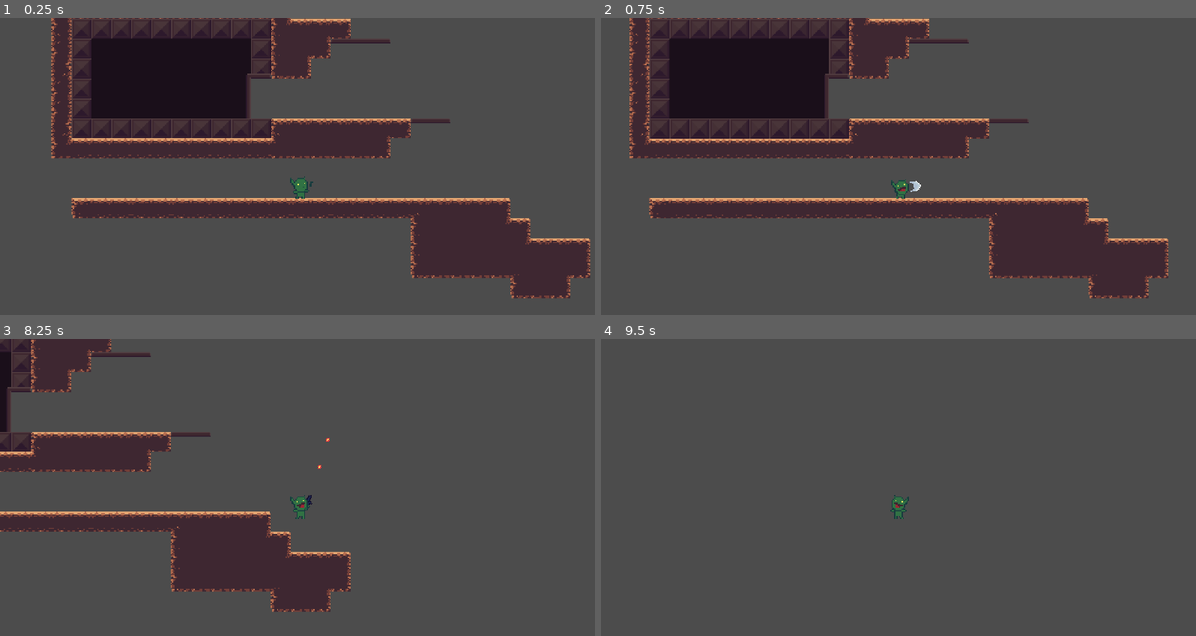
Above: before the commit, frames 1-4 (two rows, left to right).
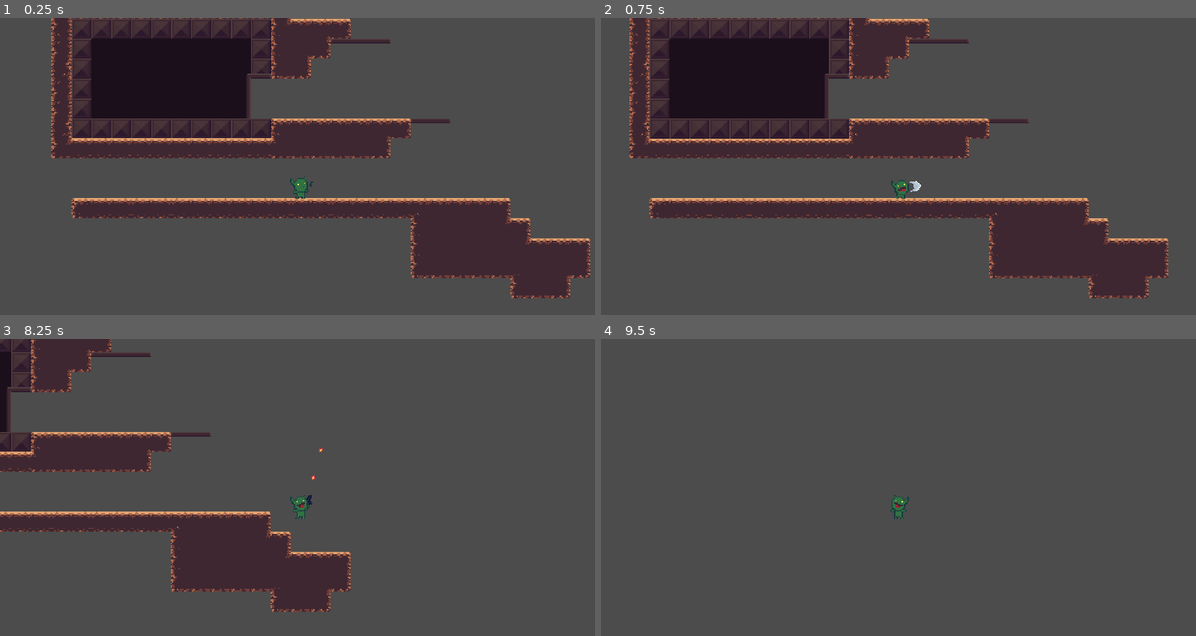
Above: after the commit, the same moments.

Repository: htimsekim/gobbo
Game: Godot game, scene res://src/Main/Game.tscn
Two runs of this game, one before a commit and one after it. Both use one fixed random seed, a clock stepped at 60 frames per second and the inputs below.
Inputs (mouse positions are in pixels of both pictures, inside the frame that each line leads up to):
- Up to frame 1 (0.25 s): no input
- Up to frame 2 (0.75 s): tap Enter at 0.5 s; move the mouse to (1029, 169) at 0.52 s; hold Right (move_right) from 0.53 s (still down); hold Ctrl (crouch) from 0.53 s (still down); click (1029, 169) at 0.67 s
- Up to frame 3 (8.25 s): tap Space (jump) at 0.77, 2, 3.77, 5, 6.77, 8 s; release Right (move_right) at 1.25 s; release Ctrl (crouch) at 1.25 s; drag from (178, 523) to (267, 573) at 1.27 s; move the mouse to (357, 434) at 2.02 s; press the mouse at (357, 434) at 2.03 s; hold A (move_left) 2.03-2.75 s; release the mouse at (357, 434) at 2.75 s; drag from (267, 573) to (119, 457) at 2.77 s; tap Enter at 3.5, 6.5 s; move the mouse to (481, 558) at 3.52 s; hold Right (move_right) 3.53-4.25 s; hold Right mouse button (shoot) 3.53-4.25 s; drag from (119, 457) to (297, 508) at 4.27 s; move the mouse to (327, 508) at 5.02 s; hold Right (move_right) 5.03-5.75 s; hold Ctrl (crouch) 5.03-5.75 s; click (327, 508) at 5.17 s; drag from (208, 422) to (178, 523) at 5.77 s; move the mouse to (428, 490) at 6.52 s; press the mouse at (428, 490) at 6.53 s; hold A (move_left) 6.53-7.25 s; release the mouse at (428, 490) at 7.25 s; drag from (178, 523) to (267, 573) at 7.27 s; move the mouse to (357, 434) at 8.02 s; hold Right (move_right) from 8.03 s (still down); hold Right mouse button (shoot) from 8.03 s (still down)
- Up to frame 4 (9.5 s): release Right (move_right) at 8.75 s; release Right mouse button (shoot) at 8.75 s; drag from (868, 573) to (720, 457) at 8.77 s

The runs differ from the first frame. In frame 1, less than 0.1% of the frame differs, in the area x 8-100%, y 0-95%; in frame 2, less than 0.1%; in frame 3, less than 0.1%, in the area x 11-59%, y 10-92%; in frame 4, nothing differs.

Commit message:
tilemap cleanup, door object
added door object in group "door", push up to enter

Diff:
--- /dev/null
+++ b/Door.gd
@@ -0,0 +1,4 @@
+extends Area2D
+
+export(String, FILE, "*.tscn") var target_stage
+export(String) var target_spawn
--- a/project.godot
+++ b/project.godot
@@ -73,7 +73,6 @@
 jump={
 "deadzone": 0.5,
 "events": [ Object(InputEventKey,"resource_local_to_scene":false,"resource_name":"","device":0,"alt":false,"shift":false,"control":false,"meta":false,"command":false,"pressed":false,"scancode":32,"unicode":0,"echo":false,"script":null)
-, Object(InputEventKey,"resource_local_to_scene":false,"resource_name":"","device":0,"alt":false,"shift":false,"control":false,"meta":false,"command":false,"pressed":false,"scancode":87,"unicode":0,"echo":false,"script":null)
  ]
 }
 move_right={
@@ -119,6 +118,11 @@
 "events": [ Object(InputEventKey,"resource_local_to_scene":false,"resource_name":"","device":0,"alt":false,"shift":false,"control":false,"meta":false,"command":false,"pressed":false,"scancode":16777350,"unicode":0,"echo":false,"script":null)
  ]
 }
+move_up={
+"deadzone": 0.5,
+"events": [ Object(InputEventKey,"resource_local_to_scene":false,"resource_name":"","device":0,"alt":false,"shift":false,"control":false,"meta":false,"command":false,"pressed":false,"scancode":87,"unicode":0,"echo":false,"script":null)
+ ]
+}
 
 [layer_names]
 
--- a/src/Objects/ChangeStage.tscn
+++ b/src/Objects/ChangeStage.tscn
@@ -1,7 +1,6 @@
-[gd_scene load_steps=4 format=2]
+[gd_scene load_steps=3 format=2]
 
 [ext_resource path="res://src/Objects/link.gd" type="Script" id=2]
-[ext_resource path="res://assets/art/ui/link.png" type="Texture" id=3]
 
 [sub_resource type="RectangleShape2D" id=1]
 
@@ -9,9 +8,6 @@
 collision_layer = 2
 script = ExtResource( 2 )
 
-[node name="Sprite" type="Sprite" parent="."]
-texture = ExtResource( 3 )
-
 [node name="CollisionShape2D" type="CollisionShape2D" parent="."]
 scale = Vector2( 0.8, 1.6 )
 shape = SubResource( 1 )
--- /dev/null
+++ b/src/Objects/Door.tscn
@@ -0,0 +1,15 @@
+[gd_scene load_steps=3 format=2]
+
+[ext_resource path="res://Door.gd" type="Script" id=1]
+
+[sub_resource type="RectangleShape2D" id=1]
+
+[node name="Door" type="Area2D" groups=[
+"door",
+]]
+script = ExtResource( 1 )
+
+[node name="CollisionShape2D" type="CollisionShape2D" parent="."]
+scale = Vector2( 0.8, 0.8 )
+shape = SubResource( 1 )
+[connection signal="body_entered" from="." to="." method="_on_Door_body_entered"]
--- a/src/Objects/Player.tscn
+++ b/src/Objects/Player.tscn
@@ -372,7 +372,7 @@
 one_shot = true
 
 [node name="ShootPoint" type="Position2D" parent="Gun"]
-position = Vector2( 24.986, -3.088 )
+position = Vector2( 14.9256, -1.80913 )
 
 [node name="ProjectileTimer" type="Timer" parent="."]
 process_mode = 0
--- a/src/Objects/link.gd
+++ b/src/Objects/link.gd
@@ -3,8 +3,6 @@
 export(String, FILE, "*.tscn") var target_stage
 export(String) var target_spawn
 
-func _enter_tree():
-	self.visible = false
 
 func _on_ChangeStage_body_entered(body):
 	if "plyrInst" in body.name:
--- a/src/levels/gobtown.tscn
+++ b/src/levels/gobtown.tscn
@@ -1,6 +1,7 @@
-[gd_scene load_steps=2 format=2]
+[gd_scene load_steps=3 format=2]
 
 [ext_resource path="res://src/levels/template.tscn" type="PackedScene" id=1]
+[ext_resource path="res://src/Objects/Door.tscn" type="PackedScene" id=2]
 
 [node name="gobtown" type="Node2D"]
 
@@ -35,4 +36,9 @@
 target_stage = "res://src/levels/home.tscn"
 target_spawn = "level/spawns/spawnb"
 
+[node name="Door" parent="." instance=ExtResource( 2 )]
+position = Vector2( -268.478, -106.071 )
+target_stage = "res://src/levels/home.tscn"
+target_spawn = "level/spawns/spawnb"
+
 [editable path="level"]
Binary file changed: assets/art/tileset/cave.png
